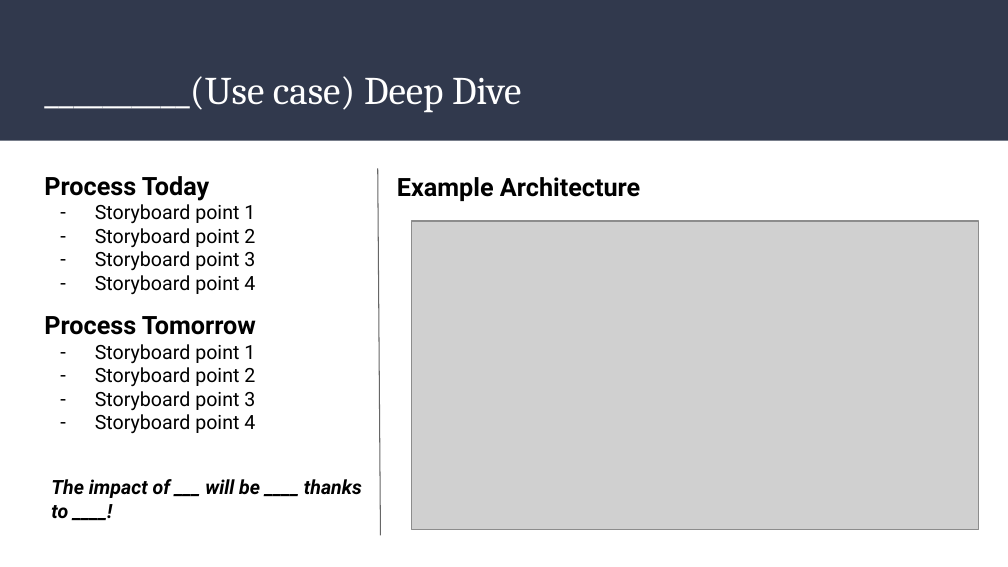
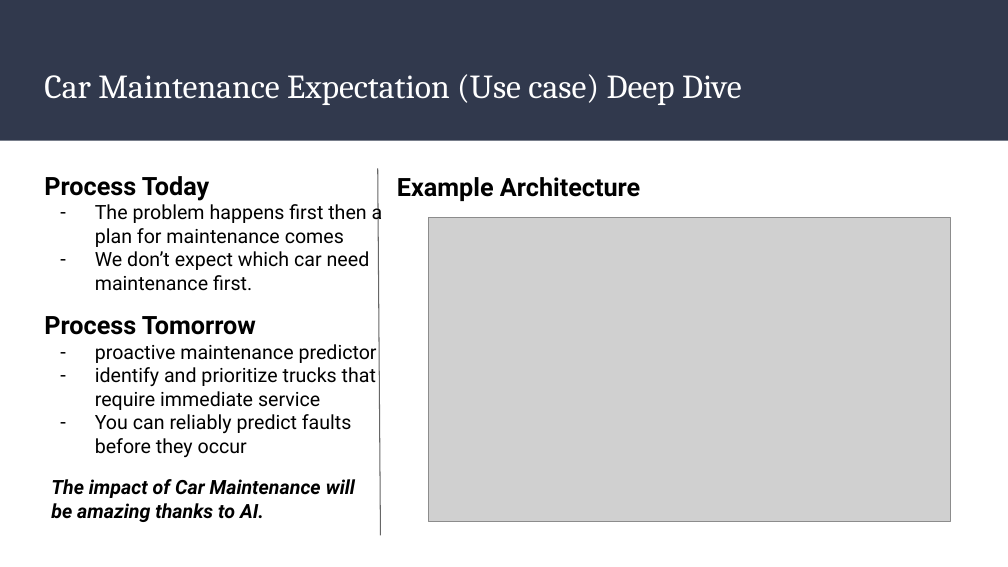
Before and after one commit to mohandesosama/Delivering-an-ML-AI-Strategy, a slide deck: slide 7 of 03_Final Presentation Template.pptx. Drawn at 1008x567 pixels with LibreOffice and Linux fonts; fonts in the diff are those of the drawing; grey boxes stand for pictures. Boxes give left, top, right and bottom in pixels: in the first picture for what was removed or moved away, otherwise in the second. Text is boxed around its words. In the diff, an @@ line names an element or a change of style, - is before the commit and + after.

```diff
--- a/03_Final Presentation Template.pptx
+++ b/03_Final Presentation Template.pptx
@@ title at bbox=[44, 74, 742, 105]: text changed; size 28 to 24 pt @@
-__________(Use case) Deep Dive
+Car Maintenance Expectation (Use case) Deep Dive
@@ text at bbox=[95, 201, 383, 291]: text changed @@
-– Storyboard point 1
-– Storyboard point 2
-– Storyboard point 3
-– Storyboard point 4
+– The problem happens first then a plan for maintenance comes
+– We don’t expect which car need maintenance first.
@@ picture: place and size @@
-picture at bbox=[411, 221, 979, 529]
+picture at bbox=[428, 217, 951, 521]
@@ text at bbox=[95, 344, 377, 457]: text changed @@
-– Storyboard point 1
-– Storyboard point 2
-– Storyboard point 3
-– Storyboard point 4
+– proactive maintenance predictor
+– identify and prioritize trucks that require immediate service
+– You can reliably predict faults before they occur
@@ text at bbox=[51, 479, 355, 522]: text changed @@
-The impact of ___ will be ____ thanks to ____!
+The impact of Car Maintenance will be amazing thanks to AI.
```
Also in this commit, not shown: 6 other slides changed, 1 slide added, 1 slide removed, 2 other files.
